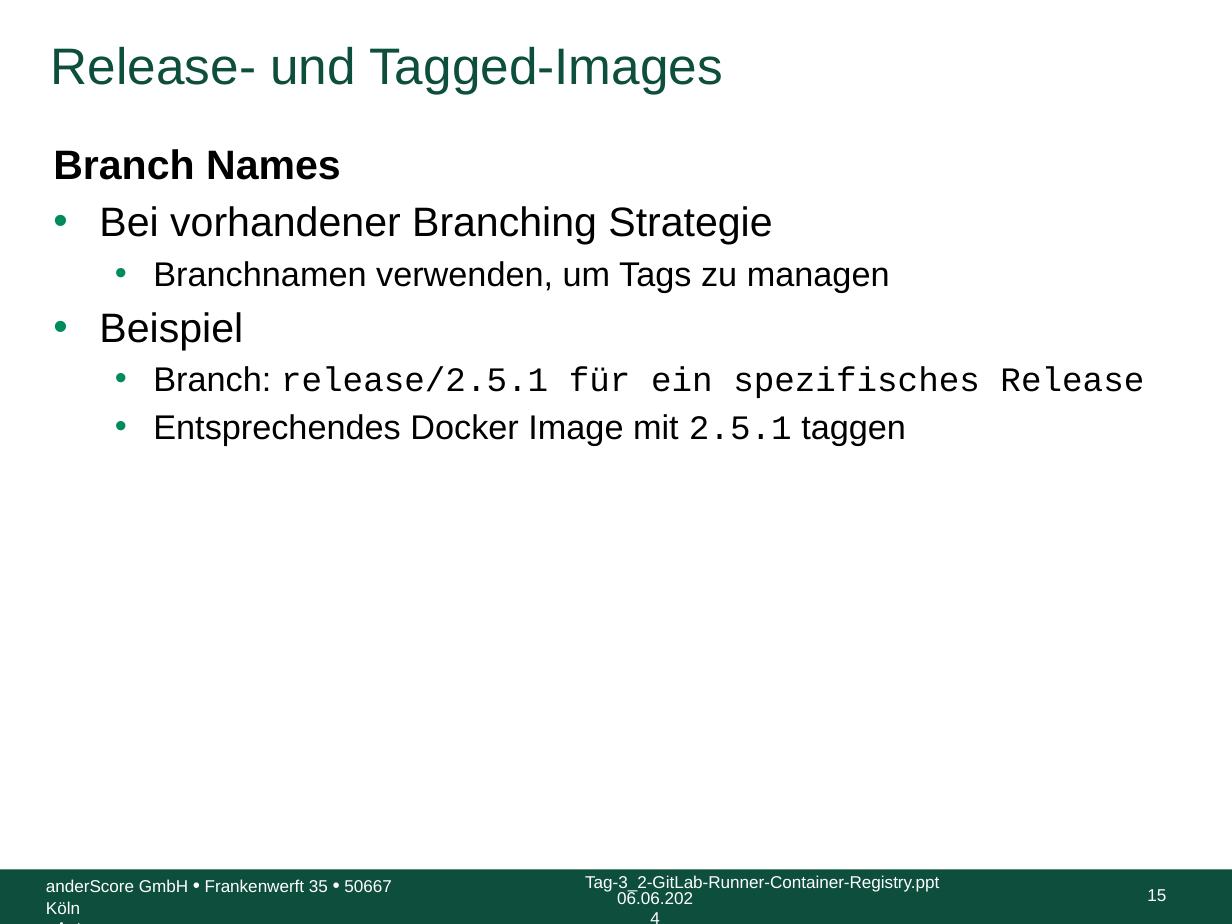
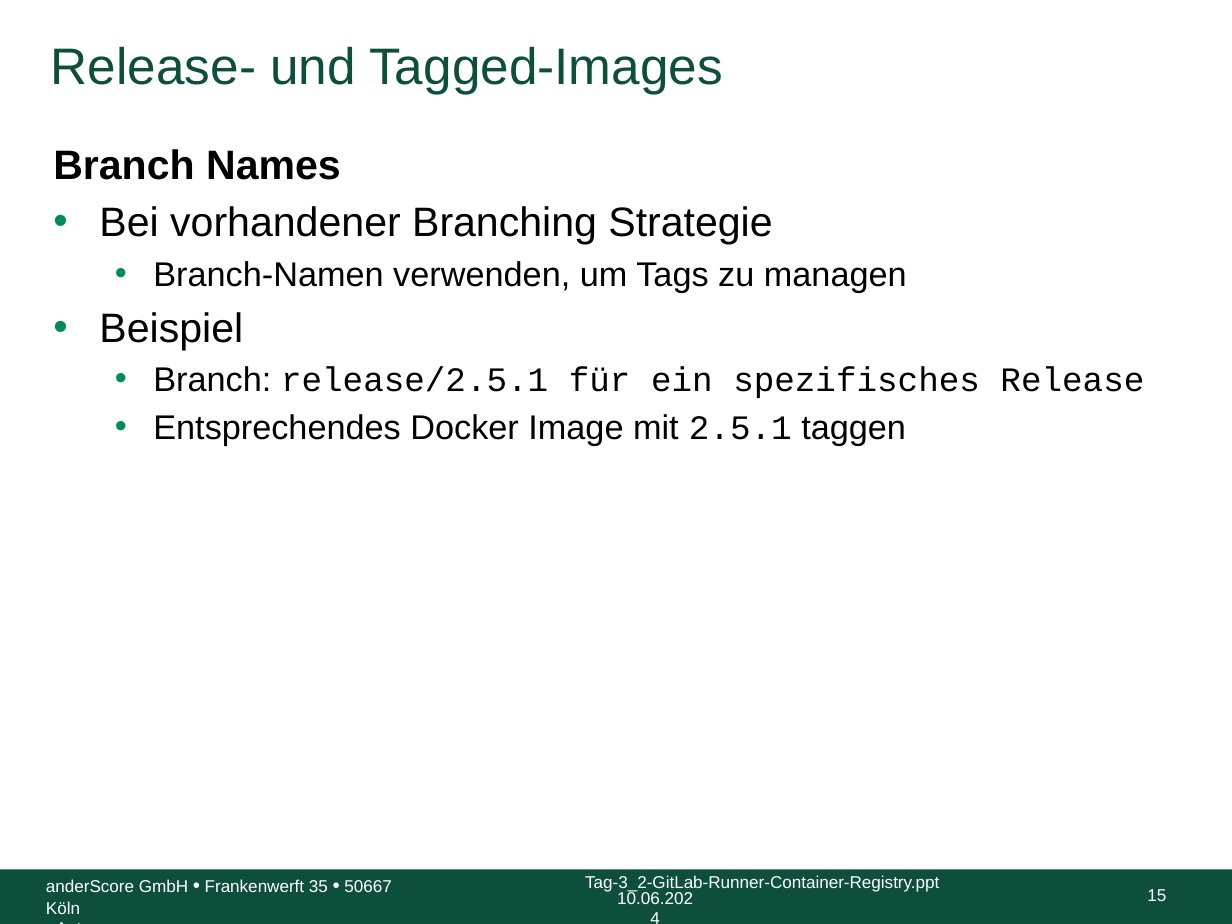
Before and after one commit to anderscore-gmbh/gitlab, a slide deck: slide 15 of slides/Tag-3_4-Release-und-Tagged-Images.pptx. Drawn at 1232x924 pixels with LibreOffice and Linux fonts; fonts in the diff are those of the drawing; background and template pictures are left out. Boxes give left, top, right and bottom in pixels: in the first picture for what was removed or moved away, otherwise in the second. Text is boxed around its words. In the diff, an @@ line names an element or a change of style, - is before the commit and + after.

Commit message:
Übungen in Theorie-Slides, Fix typos und formatting

```diff
--- a/slides/Tag-3_4-Release-und-Tagged-Images.pptx
+++ b/slides/Tag-3_4-Release-und-Tagged-Images.pptx
@@ text at (x1=153, y1=261, x2=907, y2=292): text changed @@
-  • Branchnamen verwenden, um Tags zu managen
+  • Branch-Namen verwenden, um Tags zu managen
@@ text at (x1=617, y1=890, x2=693, y2=904): text changed @@
-06.06.2024
+10.06.2024
```
Also in this commit, not shown: 33 other slides changed, 1 slide removed, 1 other file.
